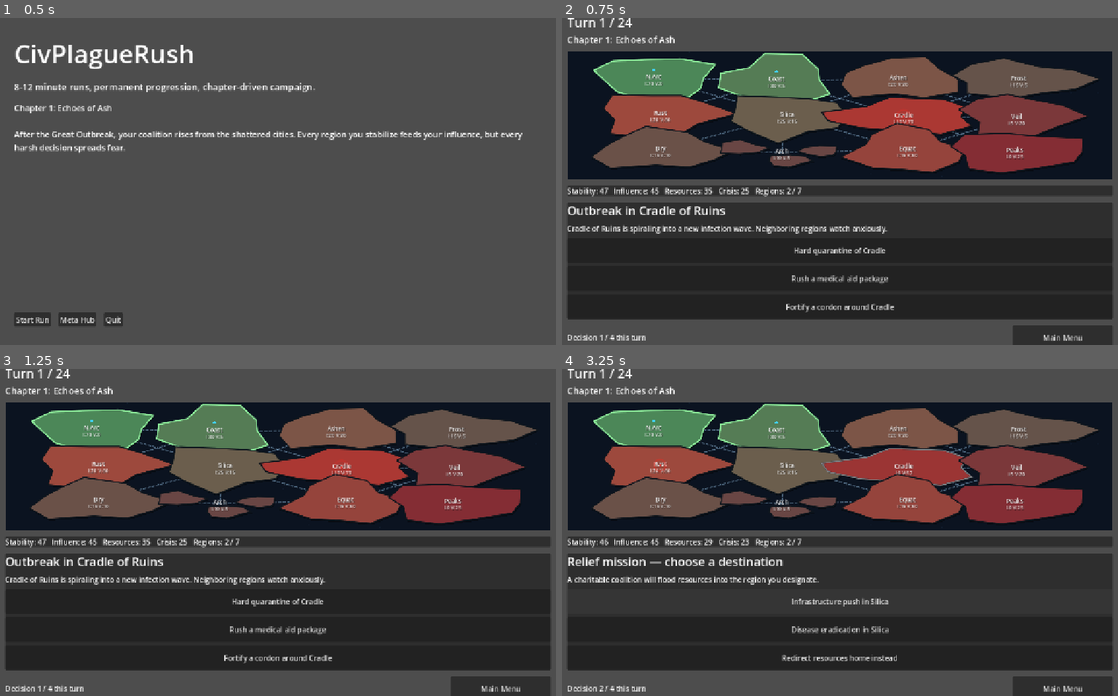
Above: before the commit, frames 1-4 (two rows, left to right).
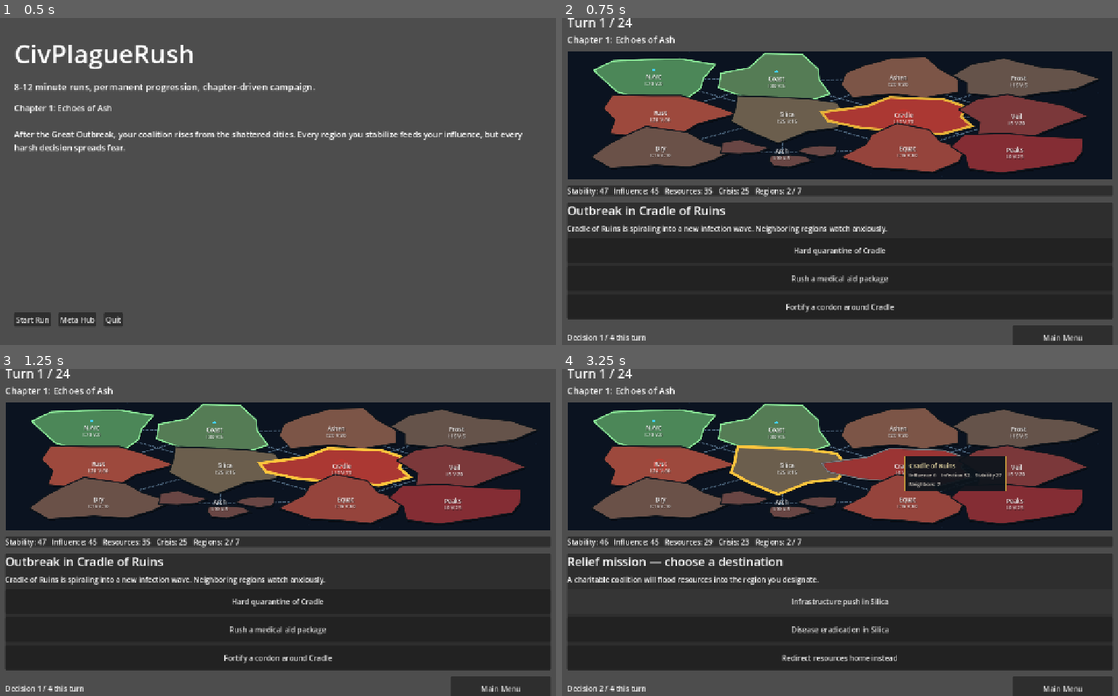
Above: after the commit, the same moments.

Repository: josemarnaiz/civplaguerush
Game: Godot game, scene res://scenes/MainMenu.tscn
Two runs of this game, one before a commit and one after it. Both use one fixed random seed, a clock stepped at 60 frames per second and the inputs below.
Inputs (mouse positions are in pixels of both pictures, inside the frame that each line leads up to):
- Up to frame 1 (0.5 s): no input
- Up to frame 2 (0.75 s): click "Start Run" at 0.5 s
- Up to frame 3 (1.25 s): no input
- Up to frame 4 (3.25 s): click "Hard quarantine of Cradle" at 1.25 s; tap Enter at 2 s; drag from (840, 454) to (895, 460) at 2.02 s; drag from (723, 548) to (812, 597) at 2.77 s

Frame 1 is identical in both runs. In frame 2, 0.4% of the frame differs, in the area x 46-75%, y 23-37%; in frame 3, 0.5%; in frame 4, 2.2%, in the area x 30-80%, y 23-40%.

Commit message:
Phase 3: UX polish — tweened map, target pulse, hover tooltip
Tightens the feedback loop between event text and the spatial state:
the map now breathes with the data instead of snapping, the current
regional event visibly claims its target region, and hovering any
region reveals its full detail.

- scripts/ui/region_map.gd:
  * Smooth influence/infection tweens via a per-region display cache;
    colors interpolate at ~6.5 units/sec so state changes read as
    transitions rather than jumps.
  * `set_active_target` / `clear_active_target` API. When a regional
    event is showing, the target region gets a pulsing gold ring
    (Ashen Fresco O3) that visually anchors phrases like
    "Outbreak in Cradle of Ruins".
  * Hover tooltip after a 0.35s dwell: region name plus Influence,
    Infection, Stability, and neighbor count on a gold-framed dark
    panel clamped to the control's bounds.
  * `_influence_color` now takes a float so it lerps cleanly with
    the display tween.

- scripts/run_scene.gd:
  * `_update_active_target` wires every render to the map's new
    target API. Global events clear the target; resolved regional
    events (auto or post-pick) set it.

Validated live: "Unrest on the Cradle frontier" appears with Cradle
pulsing gold; hovering Ashen Plains surfaces "Influence 20, Infection
30, Stability 45, Neighbors: 5".

Made-with: Cursor

Diff:
--- a/scripts/run_scene.gd
+++ b/scripts/run_scene.gd
@@ -135,6 +135,8 @@
 	else:
 		_end_region_pick_mode()
 
+	_update_active_target(event_data)
+
 	for choice in event_data.get("choices", []):
 		var button := Button.new()
 		button.text = String(choice.get("label", "Choose"))
@@ -166,6 +168,15 @@
 	_awaiting_region_pick = false
 	if region_map.has_method("clear_selectable"):
 		region_map.clear_selectable()
+
+
+func _update_active_target(event_data: Dictionary) -> void:
+	var target_id: String = String(event_data.get("_target_region_id", ""))
+	if target_id == "" or not region_map.has_method("set_active_target"):
+		if region_map.has_method("clear_active_target"):
+			region_map.clear_active_target()
+		return
+	region_map.set_active_target(target_id)
 
 
 # --- Signals ---------------------------------------------------------------
--- a/scripts/ui/region_map.gd
+++ b/scripts/ui/region_map.gd
@@ -18,9 +18,17 @@
 const BORDER_COLOR: Color = Color(0.05, 0.08, 0.11, 0.95)
 const RING_CONTROLLED: Color = Color(0.60, 1.00, 0.65, 0.9)
 const RING_SELECTABLE: Color = Color(1.00, 0.88, 0.28, 1.0)
+const RING_ACTIVE_TARGET: Color = Color(1.00, 0.78, 0.24, 1.0)   # gold O3 from Ashen Fresco
 const RING_HOVER: Color = Color(1, 1, 1, 0.45)
 const SHADOW_COLOR: Color = Color(0, 0, 0, 0.42)
 const STAR_COLOR: Color = Color(0.25, 0.85, 1.0, 0.9)
+const TOOLTIP_BG: Color = Color(0.05, 0.08, 0.11, 0.93)
+const TOOLTIP_BORDER: Color = Color(0.78, 0.60, 0.24, 0.95)
+const TOOLTIP_TITLE: Color = Color(0.96, 0.90, 0.68, 1.0)
+const TOOLTIP_TEXT: Color = Color(0.88, 0.85, 0.80, 1.0)
+
+const TWEEN_SPEED: float = 6.5          # higher = snappier approach of display values
+const TOOLTIP_DELAY: float = 0.35       # seconds hovering before tooltip shows
 
 var _snapshot: Array = []
 var _polygons: Dictionary = {}        # id -> Array[PackedVector2Array] (normalized 0..1)
@@ -28,7 +36,11 @@
 var _adjacency_edges: Array = []      # [[Vector2, Vector2, "direction_label"], ...]
 var _selectable_ids: Dictionary = {}
 var _selection_active: bool = false
+var _active_target_id: String = ""
 var _hover_id: String = ""
+var _hover_since: float = -1.0
+var _last_mouse_pos: Vector2 = Vector2.ZERO
+var _display_values: Dictionary = {}  # id -> {influence: float, infection: float}
 var _time: float = 0.0
 
 
@@ -39,8 +51,32 @@
 
 func _process(delta: float) -> void:
 	_time += delta
+	_update_display_values(delta)
 	if not _snapshot.is_empty():
 		queue_redraw()
+
+
+func _update_display_values(delta: float) -> void:
+	if _snapshot.is_empty():
+		return
+	var k: float = clampf(delta * TWEEN_SPEED, 0.0, 1.0)
+	for r in _snapshot:
+		var id: String = String(r.get("id", ""))
+		var target_infl: float = float(int(r.get("influence", 0)))
+		var target_inf: float = float(int(r.get("infection", 0)))
+		if not _display_values.has(id):
+			_display_values[id] = { "influence": target_infl, "infection": target_inf }
+			continue
+		var d: Dictionary = _display_values[id]
+		d["influence"] = lerp(float(d["influence"]), target_infl, k)
+		d["infection"] = lerp(float(d["infection"]), target_inf, k)
+		_display_values[id] = d
+
+
+func _display_for(id: String, key: String, fallback: float) -> float:
+	if _display_values.has(id):
+		return float(_display_values[id].get(key, fallback))
+	return fallback
 
 
 func build_from_snapshot(snapshot: Array) -> void:
@@ -69,6 +105,19 @@
 func clear_selectable() -> void:
 	_selectable_ids.clear()
 	_selection_active = false
+	queue_redraw()
+
+
+# Marks the region that the current regional event acts on, so the map
+# pulses it in gold to visually tie the event text ("Outbreak in X") to
+# its target on the grid.
+func set_active_target(region_id: String) -> void:
+	_active_target_id = String(region_id)
+	queue_redraw()
+
+
+func clear_active_target() -> void:
+	_active_target_id = ""
 	queue_redraw()
 
 
@@ -179,14 +228,19 @@
 			draw_colored_polygon(shadow, SHADOW_COLOR)
 
 	# Pass 2: land fill + infection overlay + borders + rings.
+	# Colors use tweened display values so transitions are smooth; rings still
+	# key off the logical snapshot so e.g. a newly-controlled region gets its
+	# ring immediately without waiting for the lerp to converge.
+	var target_pulse: float = (sin(_time * 2.8) + 1.0) * 0.5   # 0..1
 	for r in _snapshot:
 		var id: String = String(r.get("id", ""))
 		if not _polygons.has(id):
 			continue
 		var influence: int = int(r.get("influence", 0))
-		var infection: int = int(r.get("infection", 0))
-		var fill: Color = _influence_color(influence)
-		var inf_alpha: float = clampf(float(infection) / 100.0 * 0.72, 0.0, 0.72)
+		var display_infl: float = _display_for(id, "influence", float(influence))
+		var display_inf: float = _display_for(id, "infection", float(int(r.get("infection", 0))))
+		var fill: Color = _influence_color(display_infl)
+		var inf_alpha: float = clampf(display_inf / 100.0 * 0.72, 0.0, 0.72)
 		var border_w: float = 1.6
 		var ring_color: Color = Color(0, 0, 0, 0)
 		var ring_w: float = 0.0
@@ -214,6 +268,11 @@
 			draw_polyline(closed, BORDER_COLOR, border_w, true)
 			if ring_color.a > 0.0:
 				draw_polyline(closed, ring_color, ring_w, true)
+			if _active_target_id == id:
+				var target_col: Color = RING_ACTIVE_TARGET
+				target_col.a = 0.55 + target_pulse * 0.45
+				var target_w: float = 2.4 + target_pulse * 2.6
+				draw_polyline(closed, target_col, target_w, true)
 			if _hover_id == id:
 				draw_polyline(closed, RING_HOVER, 1.2, true)
 
@@ -263,6 +322,68 @@
 		var c: Vector2 = _centroids[id] * s + Vector2(0, -18)
 		_draw_star(c, 4.5, STAR_COLOR)
 
+	# Pass 6: tooltip for the hovered region (after a short delay).
+	_draw_hover_tooltip(s)
+
+
+func _draw_hover_tooltip(s: Vector2) -> void:
+	if _hover_id == "":
+		return
+	if _hover_since < 0.0 or _time - _hover_since < TOOLTIP_DELAY:
+		return
+	var region: Dictionary = {}
+	for r in _snapshot:
+		if String(r.get("id", "")) == _hover_id:
+			region = r
+			break
+	if region.is_empty():
+		return
+	var font: Font = get_theme_default_font()
+	if font == null:
+		return
+
+	var title: String = String(region.get("name", ""))
+	var stats: String = "Influence %d    Infection %d    Stability %d" % [
+		int(region.get("influence", 0)),
+		int(region.get("infection", 0)),
+		int(region.get("stability", 0))
+	]
+	var neighbors: Array = region.get("neighbors", [])
+	var neighbors_line: String = "Neighbors: %d" % neighbors.size()
+
+	var title_size: int = 14
+	var text_size: int = 11
+	var ts: Vector2 = font.get_string_size(title, HORIZONTAL_ALIGNMENT_LEFT, -1, title_size)
+	var ss: Vector2 = font.get_string_size(stats, HORIZONTAL_ALIGNMENT_LEFT, -1, text_size)
+	var ns: Vector2 = font.get_string_size(neighbors_line, HORIZONTAL_ALIGNMENT_LEFT, -1, text_size)
+
+	var pad_x: float = 10.0
+	var pad_y: float = 8.0
+	var line_gap: float = 4.0
+	var w: float = max(ts.x, max(ss.x, ns.x)) + pad_x * 2.0
+	var h: float = ts.y + ss.y + ns.y + line_gap * 2.0 + pad_y * 2.0
+
+	var pos: Vector2 = _last_mouse_pos + Vector2(14.0, -10.0)
+	if pos.x + w > s.x:
+		pos.x = _last_mouse_pos.x - w - 14.0
+	if pos.y + h > s.y:
+		pos.y = s.y - h - 2.0
+	if pos.x < 0.0:
+		pos.x = 0.0
+	if pos.y < 0.0:
+		pos.y = 0.0
+
+	var rect := Rect2(pos, Vector2(w, h))
+	draw_rect(rect, TOOLTIP_BG)
+	draw_rect(rect, TOOLTIP_BORDER, false, 1.2)
+
+	var cursor: Vector2 = pos + Vector2(pad_x, pad_y + ts.y - 2.0)
+	draw_string(font, cursor, title, HORIZONTAL_ALIGNMENT_LEFT, -1, title_size, TOOLTIP_TITLE)
+	cursor.y += ss.y + line_gap
+	draw_string(font, cursor, stats, HORIZONTAL_ALIGNMENT_LEFT, -1, text_size, TOOLTIP_TEXT)
+	cursor.y += ns.y + line_gap
+	draw_string(font, cursor, neighbors_line, HORIZONTAL_ALIGNMENT_LEFT, -1, text_size, TOOLTIP_TEXT)
+
 
 func _draw_dashed_line(a: Vector2, b: Vector2, color: Color, width: float, dash: float, gap: float) -> void:
 	var total: float = a.distance_to(b)
@@ -308,8 +429,8 @@
 	return worst_id
 
 
-func _influence_color(influence: int) -> Color:
-	var f: float = clampf(float(influence) / 100.0, 0.0, 1.0)
+func _influence_color(influence: float) -> Color:
+	var f: float = clampf(influence / 100.0, 0.0, 1.0)
 	if f <= 0.2:
 		var t: float = f / 0.2
 		return LAND_RIVAL.lerp(LAND_NEUTRAL, t)
@@ -333,9 +454,11 @@
 
 
 func _handle_hover(pos: Vector2) -> void:
+	_last_mouse_pos = pos
 	var id: String = _region_at(pos)
 	if id != _hover_id:
 		_hover_id = id
+		_hover_since = _time
 		if id != "":
 			emit_signal("region_hovered", id)
 		queue_redraw()
